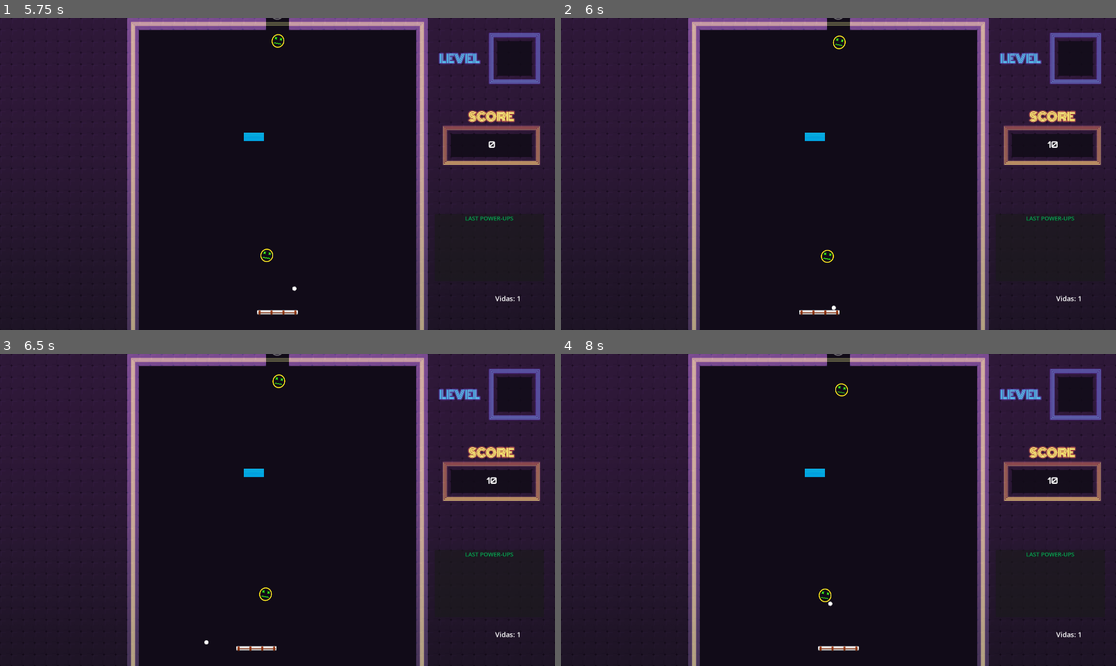
Above: before the commit, frames 1-4 (two rows, left to right).
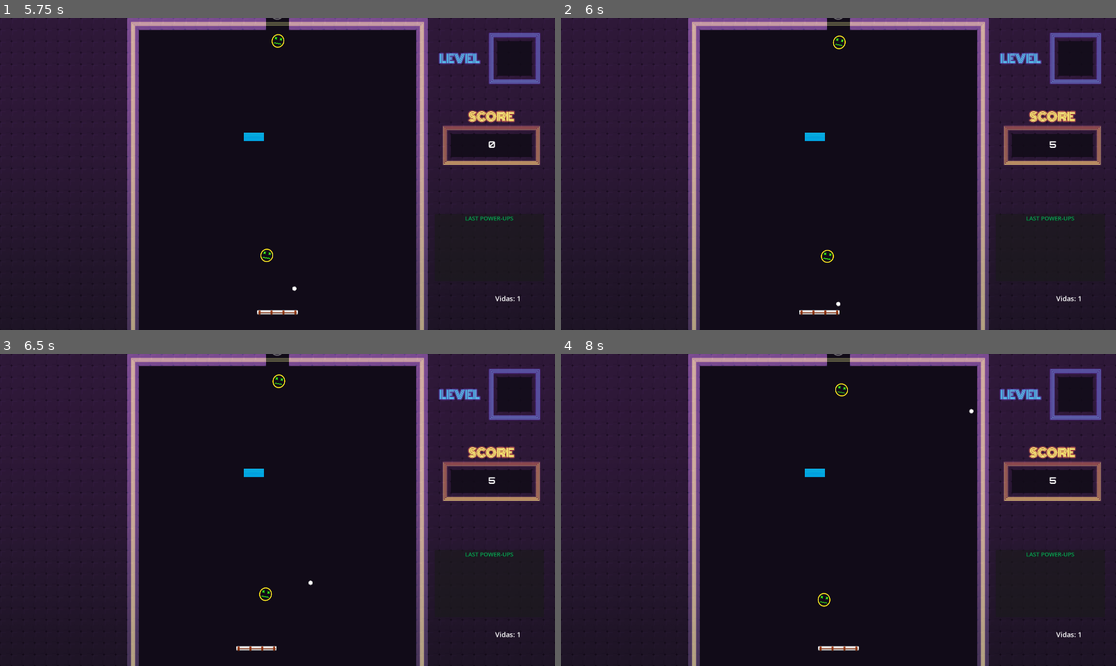
Above: after the commit, the same moments.

Repository: Asmatu-cell/godot.test.arkanoid-clon
Game: Godot game, scene res://Scenes/Niveles/level_1.tscn
Two runs of this game, one before a commit and one after it. Both use one fixed random seed, a clock stepped at 60 frames per second and the inputs below. This scene is started directly instead of the project's main scene.
Inputs:
- Up to frame 1 (5.75 s): tap Space (disparo) at 0.6, 2, 2.85, 5.1 s; tap Enter at 1.25 s; tap Left (lpad) at 1.35, 3.6 s; tap Right (rpad) at 2.1, 4.35 s
- Up to frame 2 (6 s): tap Left (lpad) at 5.85 s
- Up to frame 3 (6.5 s): no input
- Up to frame 4 (8 s): tap Right (rpad) at 6.6 s; tap Space (disparo) at 7.35 s

Frame 1 is identical in both runs. In frame 2, less than 0.1% of the frame differs, in the area x 48-90%, y 39-94%; in frame 3, less than 0.1%; in frame 4, 0.1%, in the area x 46-90%, y 17-82%.

Commit message:
BUG: El rebote sobre la tabla no funcionaba bien por el cambio del collision

Diff:
--- a/Scenes/pelota/pelota.gd
+++ b/Scenes/pelota/pelota.gd
@@ -64,8 +64,9 @@
 	var tabla:CharacterBody2D = collision.get_collider()
 	var collision_shape = tabla.get_node("CollisionShape2D")
 
-	var width = collision_shape.shape.extents.y * collision_shape.scale.y * 2 * tabla.scale.x  # Ajusta por la escala
+	var width = collision_shape.shape.extents.x * collision_shape.scale.x * 2 * tabla.scale.x  # Ajusta por la escala
 
+	print("width:", width, position.x, tabla.position.x)
 	# Calcula la posición relativa del impacto (-1 para borde izquierdo, 1 para borde derecho)
 	var relative_contact = (position.x - tabla.position.x) / (width / 2)
 
